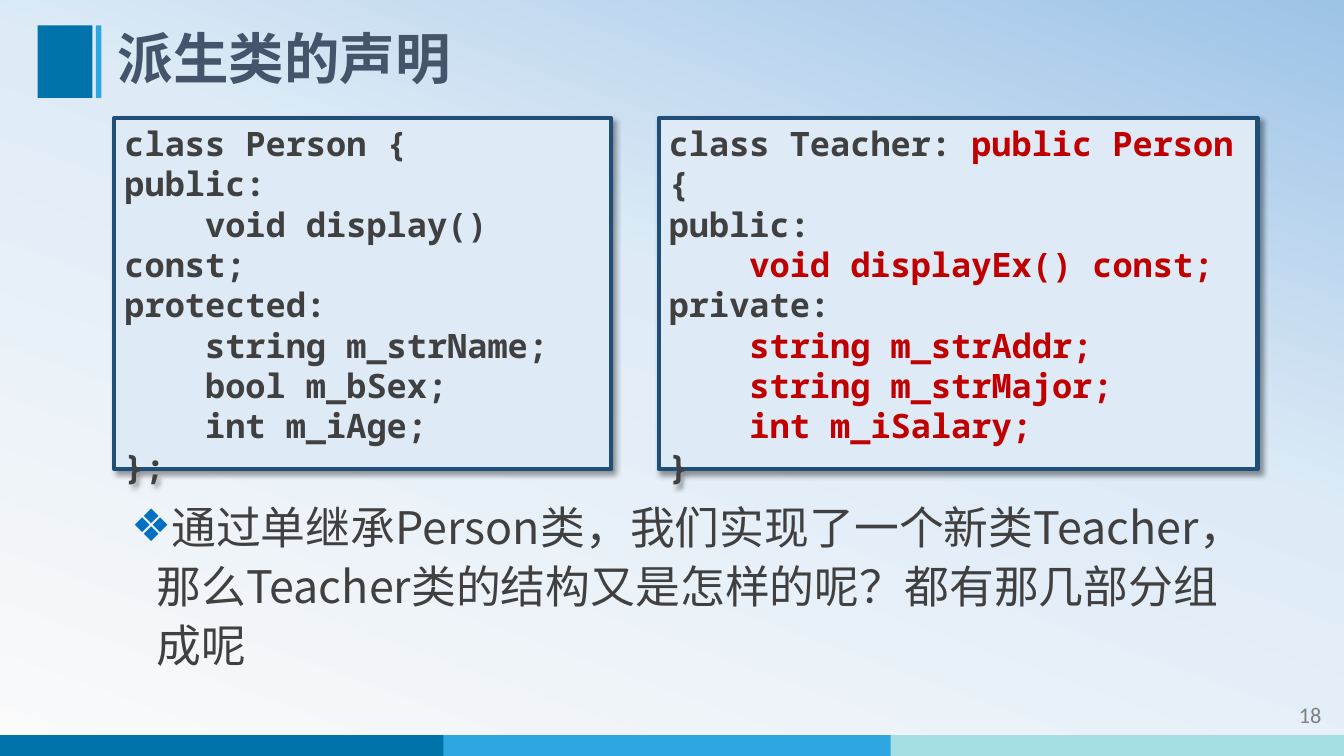
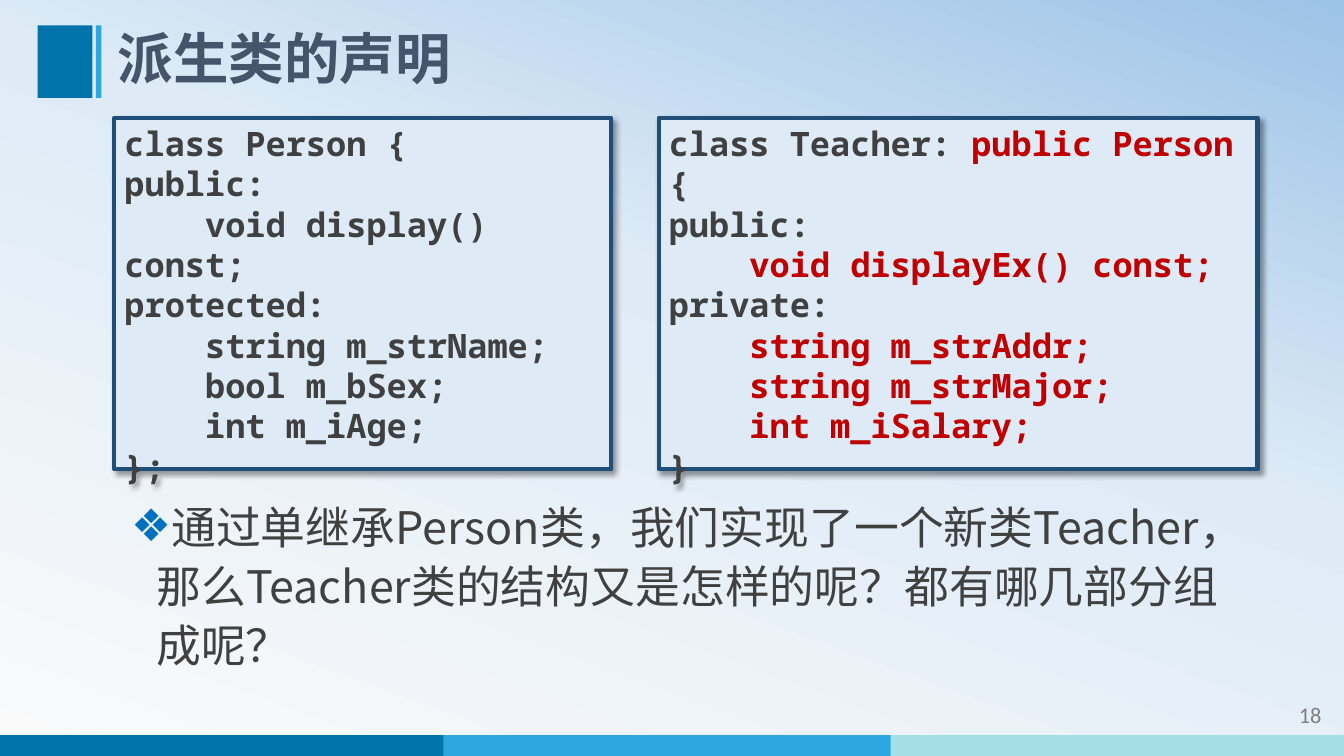
Before and after one commit to edu2act/course-cpp, a slide deck: slide 19 of materials/slides/ch05-inherit-1.pptx. Drawn at 1344x756 pixels with LibreOffice and Linux fonts; fonts in the diff are those of the drawing. Boxes give left, top, right and bottom in pixels: in the first picture for what was removed or moved away, otherwise in the second. Text is boxed around its words. In the diff, an @@ line names an element or a change of style, - is before the commit and + after.

```diff
--- a/materials/slides/ch05-inherit-1.pptx
+++ b/materials/slides/ch05-inherit-1.pptx
@@ text at (156,506,1244,666): text changed @@
-❖ 通过单继承Person类，我们实现了一个新类Teacher，那么Teacher类的结构又是怎样的呢？都有那几部分组成呢
+❖ 通过单继承Person类，我们实现了一个新类Teacher，那么Teacher类的结构又是怎样的呢？都有哪几部分组成呢？
```
Also in this commit, not shown: 4 other slides changed, 26 other files.
